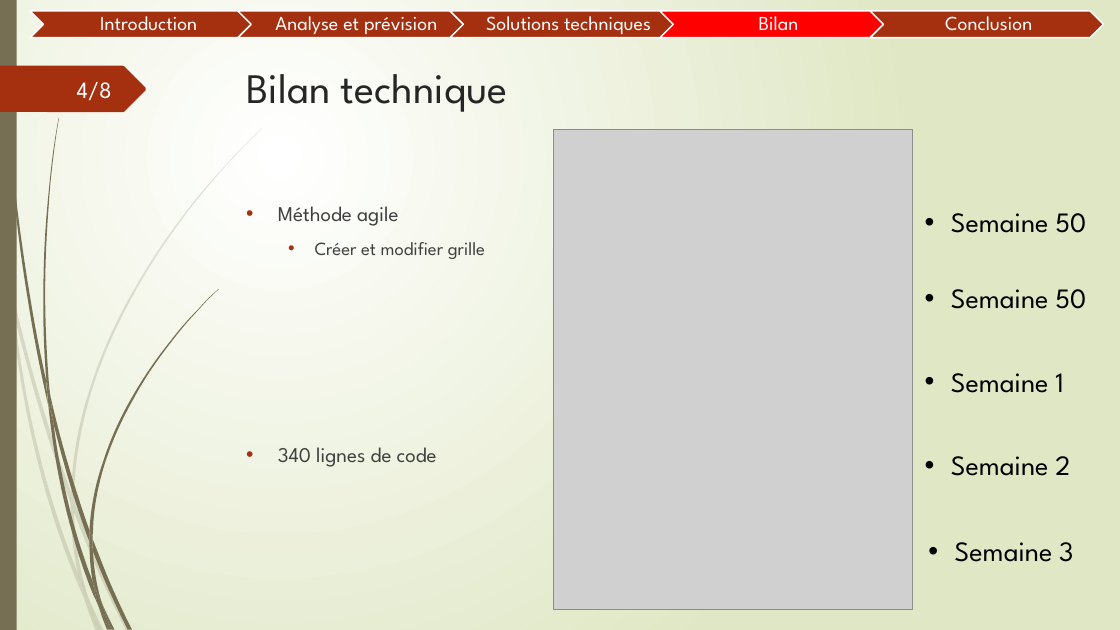
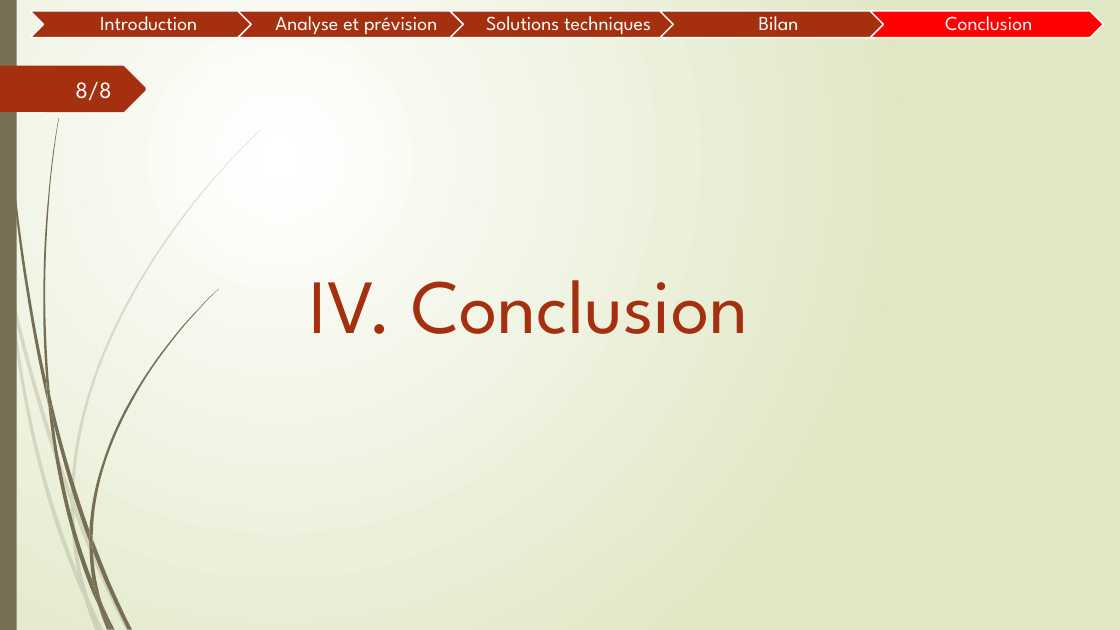
Before and after one commit to Guyoms/PTUT2016, a slide deck: slide 8 of IHearISay/I_HEAR_I_SAY_Bilan.pptx (slide 4 before the commit). Drawn at 1120x630 pixels with LibreOffice and Linux fonts; fonts in the diff are those of the drawing; grey boxes stand for pictures. Boxes give left, top, right and bottom in pixels: in the first picture for what was removed or moved away, otherwise in the second. Text is boxed around its words. In the diff, an @@ line names an element or a change of style, - is before the commit and + after.

```diff
--- a/IHearISay/I_HEAR_I_SAY_Bilan.pptx
+++ b/IHearISay/I_HEAR_I_SAY_Bilan.pptx
@@ chevron at bbox=[660, 11, 894, 38]: fill #FF0000 to #A53010 @@
@@ chevron at bbox=[870, 11, 1104, 38]: fill #A53010 to #FF0000 @@
@@ page number at bbox=[75, 82, 112, 101]: text changed @@
-4/8
+8/8
@@ title removed at bbox=[247, 74, 508, 112] @@
-Bilan technique
@@ picture removed at bbox=[554, 130, 912, 610] @@
@@ text removed at bbox=[278, 206, 485, 467] @@
-• Méthode agile
-  • Créer et modifier grille
-• 340 lignes de code
@@ text removed at bbox=[951, 213, 1086, 233] @@
-• Semaine 50
@@ title added at bbox=[310, 280, 748, 334], 65.7 pt, text #A53010 @@
+IV. Conclusion
@@ text removed at bbox=[951, 289, 1086, 309] @@
-• Semaine 50
@@ text removed at bbox=[951, 373, 1063, 393] @@
-• Semaine 1
@@ text removed at bbox=[951, 456, 1070, 476] @@
-• Semaine 2
@@ text removed at bbox=[955, 542, 1073, 562] @@
-• Semaine 3
```
Also in this commit, not shown: 4 other slides changed, 1 slide added, 3 other files.
